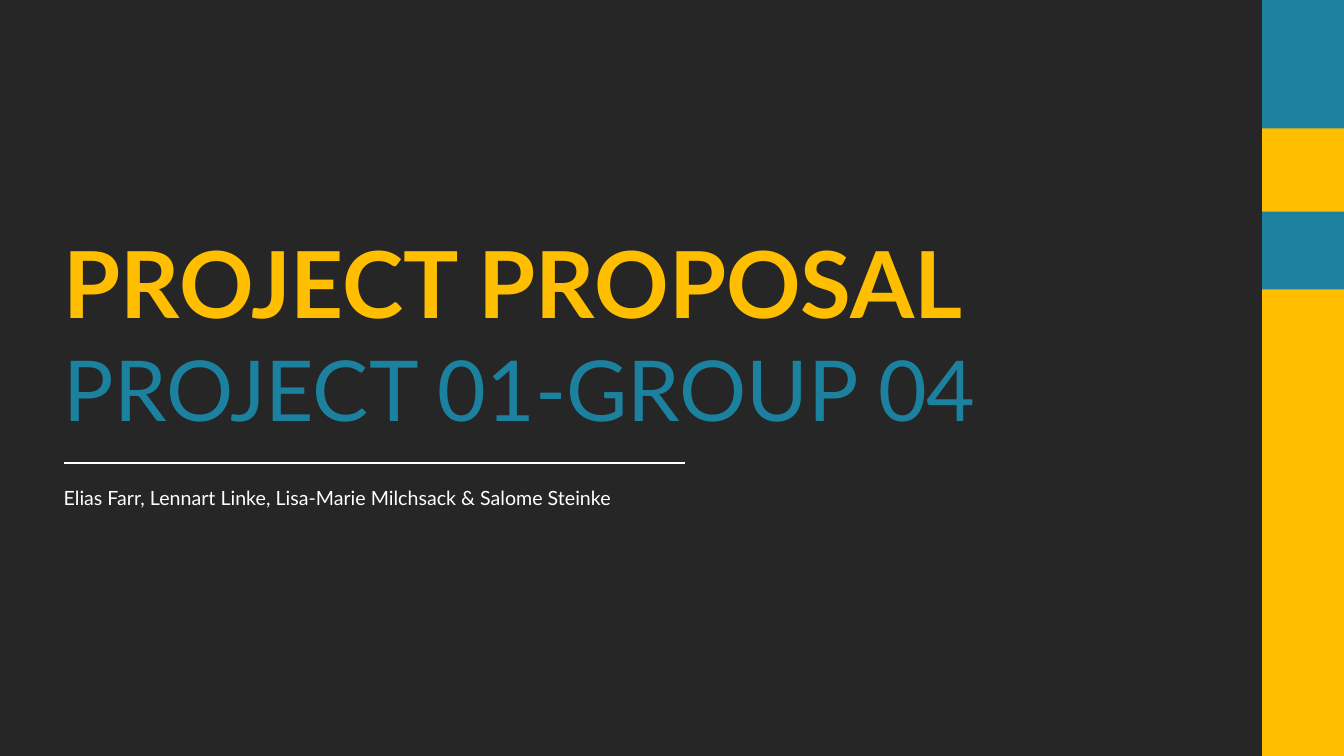
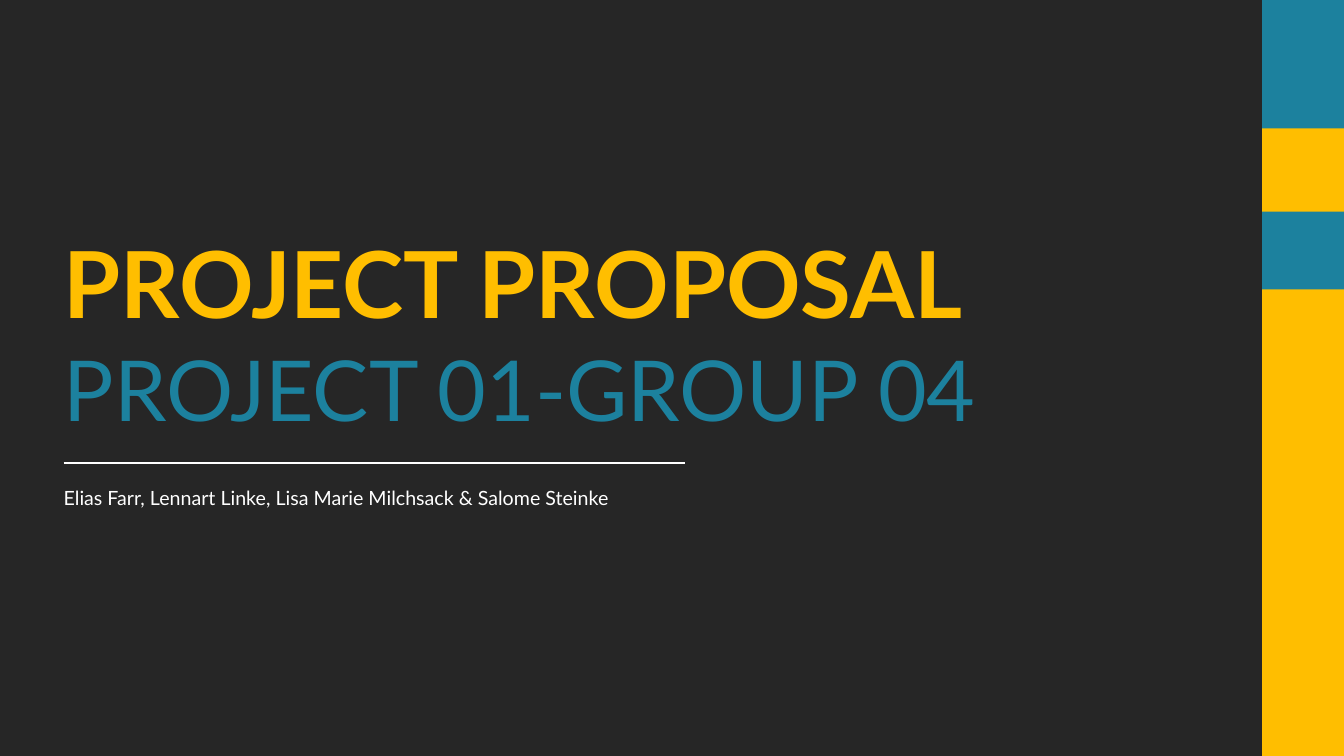
Before and after one commit to datascience-mobi/group-04-project-1-4, a slide deck: slide 1 of Folien Elias.pptx. Drawn at 1344x756 pixels with LibreOffice and Linux fonts; fonts in the diff are those of the drawing; background and template pictures are left out; a plain dark background stands for a picture behind light text. Boxes give left, top, right and bottom in pixels: in the first picture for what was removed or moved away, otherwise in the second. Text is boxed around its words. In the diff, an @@ line names an element or a change of style, - is before the commit and + after.

```diff
--- a/Folien Elias.pptx
+++ b/Folien Elias.pptx
@@ text at (64, 490, 608, 508): text changed @@
-Elias Farr, Lennart Linke, Lisa-Marie Milchsack & Salome Steinke
+Elias Farr, Lennart Linke, Lisa Marie Milchsack & Salome Steinke
```
Also in this commit, not shown: 16 other slides changed, 10 slides added, 2 other files.
